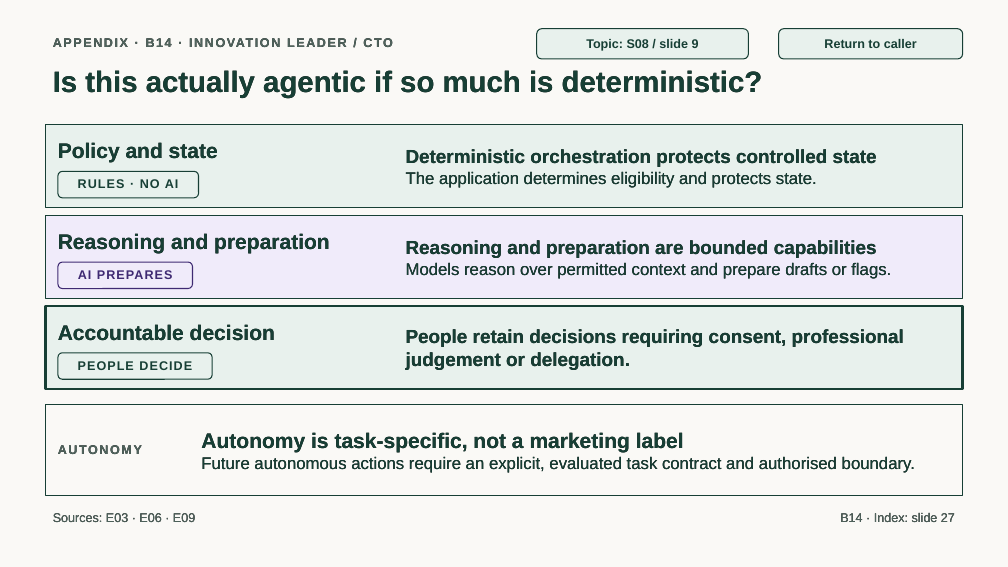
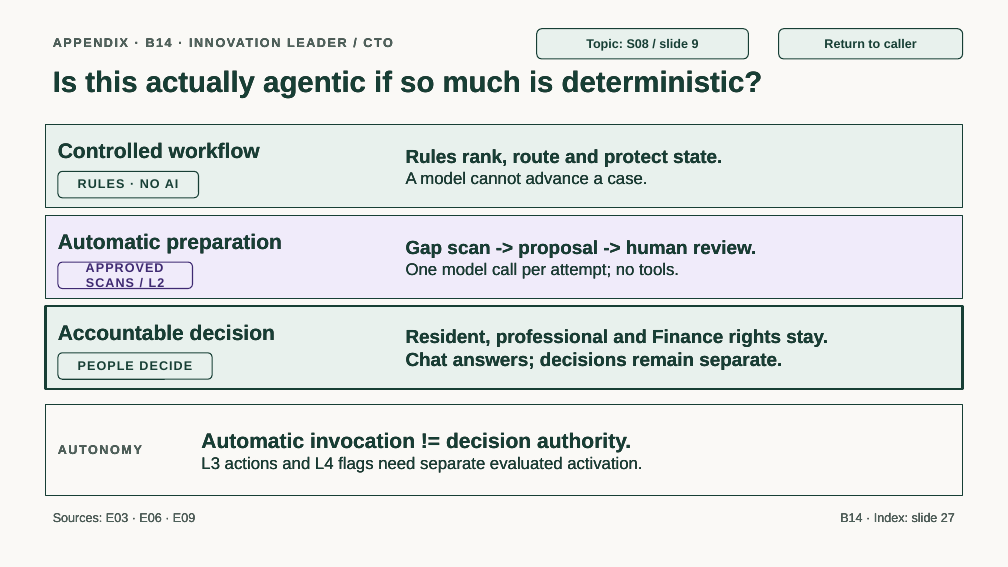
Before and after one commit to jmservera/ama, a slide deck: slide 41 of docs/capstone/deck/zava-forward-cowork-v2-draft.pptx. Drawn at 1008x567 pixels with LibreOffice and Linux fonts; fonts in the diff are those of the drawing. Boxes give left, top, right and bottom in pixels: in the first picture for what was removed or moved away, otherwise in the second. Text is boxed around its words. In the diff, an @@ line names an element or a change of style, - is before the commit and + after.

```diff
--- a/docs/capstone/deck/zava-forward-cowork-v2-draft.pptx
+++ b/docs/capstone/deck/zava-forward-cowork-v2-draft.pptx
@@ text at box(58, 142, 260, 159): text changed @@
-Policy and state
+Controlled workflow
@@ text at box(406, 149, 722, 167): text changed; size 16 to 18 pt; bold on @@
-Deterministic orchestration protects controlled state
-The application determines eligibility and protects state.
+Rules rank, route and protect state.
+A model cannot advance a case.
@@ text at box(58, 233, 282, 254): text changed @@
-Reasoning and preparation
+Automatic preparation
@@ text in rounded rectangle at box(86, 262, 165, 289): text changed @@
-AI PREPARES
+APPROVED SCANS / L2
@@ text at box(406, 240, 756, 279): text changed; size 16 to 18 pt; bold on @@
-Reasoning and preparation are bounded capabilities
-Models reason over permitted context and prepare drafts or flags.
+Gap scan -> proposal -> human review.
+One model call per attempt; no tools.
@@ text at box(406, 329, 828, 370): text changed @@
-People retain decisions requiring consent, professional judgement or delegation.
+Resident, professional and Finance rights stay.
+Chat answers; decisions remain separate.
@@ text at box(201, 432, 642, 473): text changed @@
-Autonomy is task-specific, not a marketing label
-Future autonomous actions require an explicit, evaluated task contract and authorised boundary.
+Automatic invocation != decision authority.
+L3 actions and L4 flags need separate evaluated activation.
```
Also in this commit, not shown: 10 other slides changed, 15 other files.
